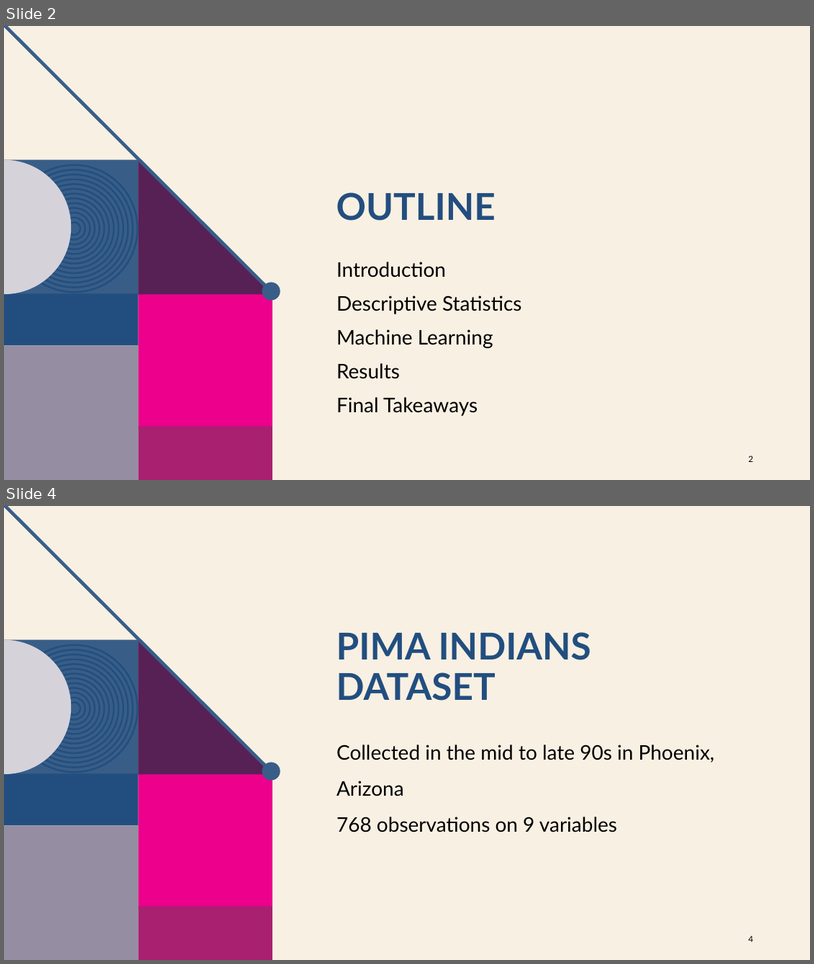
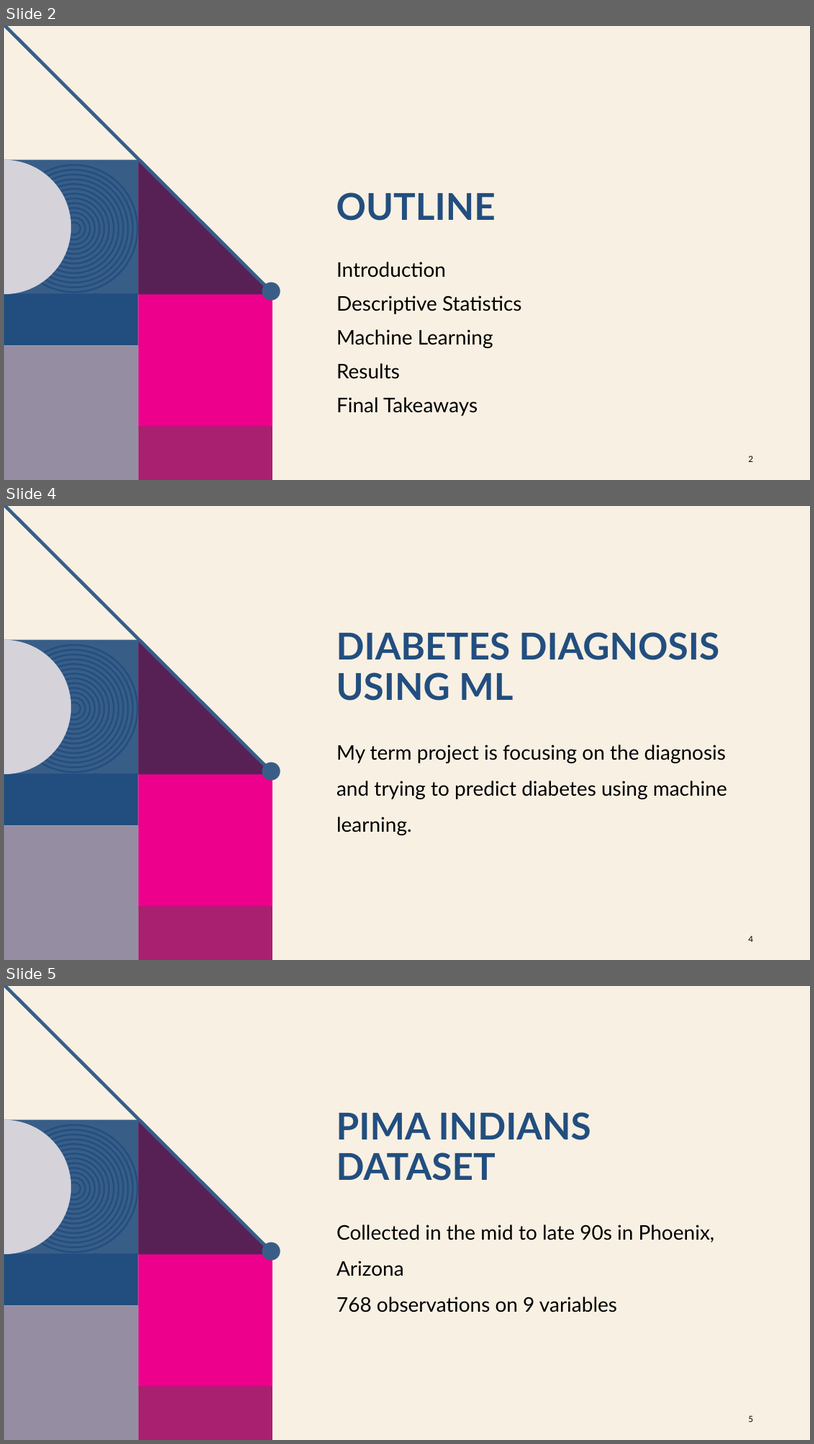
Before and after one commit to AbhiMayadam/HI-2022-Final-Project, a slide deck: Can you predict diabetes.pptx. Shown one above the other, each under a label of ours: slides 2 and 4 before the commit, slides 2, 4 and 5 after it; the slides between them are not shown. The pictures are 814x964 and 814x1444 pixels, drawn with LibreOffice and Linux fonts; fonts in the diff are those of the drawing; background and template pictures are left out. Boxes give left, top, right and bottom in pixels: in the first picture for what was removed or moved away, otherwise in the second. Text is boxed around its words. In the diff, an @@ line names an element or a change of style, - is before the commit and + after.

```diff
--- a/Can you predict diabetes.pptx
+++ b/Can you predict diabetes.pptx
@@ slide 4 added at [4, 506, 810, 960], background #F8F0E3; not listed: 22 template elements that a slide beside it also shows @@
@@ title added at [337, 632, 720, 700], 44 pt, text #224E7F, bold @@
+DIABETES DIAGNOSIS USING ML
@@ text added at [337, 744, 728, 835], 24 pt, text #000000 @@
+My term project is focusing on the diagnosis and trying to predict diabetes using machine learning.
@@ page number added at [748, 935, 754, 942], 10 pt, text #000000 @@
+4
@@ what was slide 4 is now slide 5 @@
@@ page number at [748, 1415, 754, 1422]: text changed @@
-4
+5
```
Also in this commit, not shown: 2 slides changed, 1 other slide added, 1 slide removed, 1 other file.
